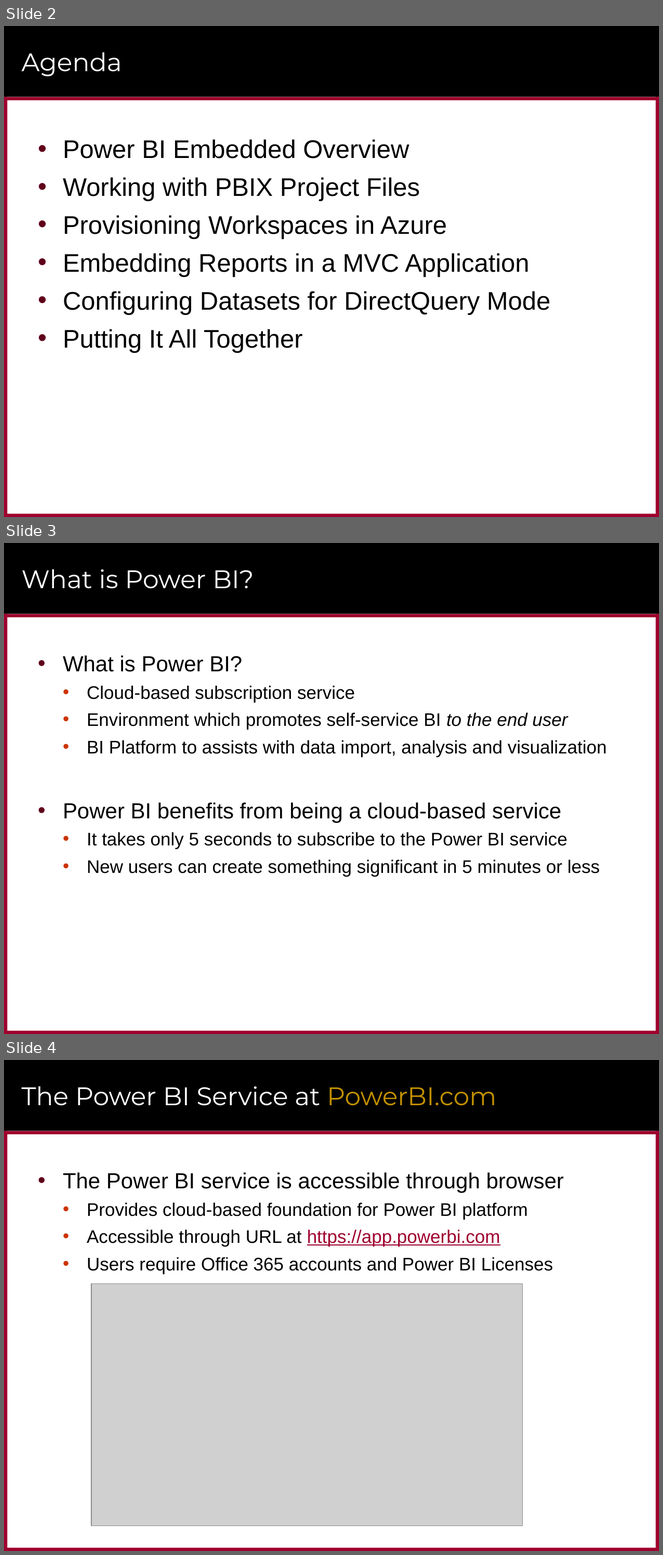
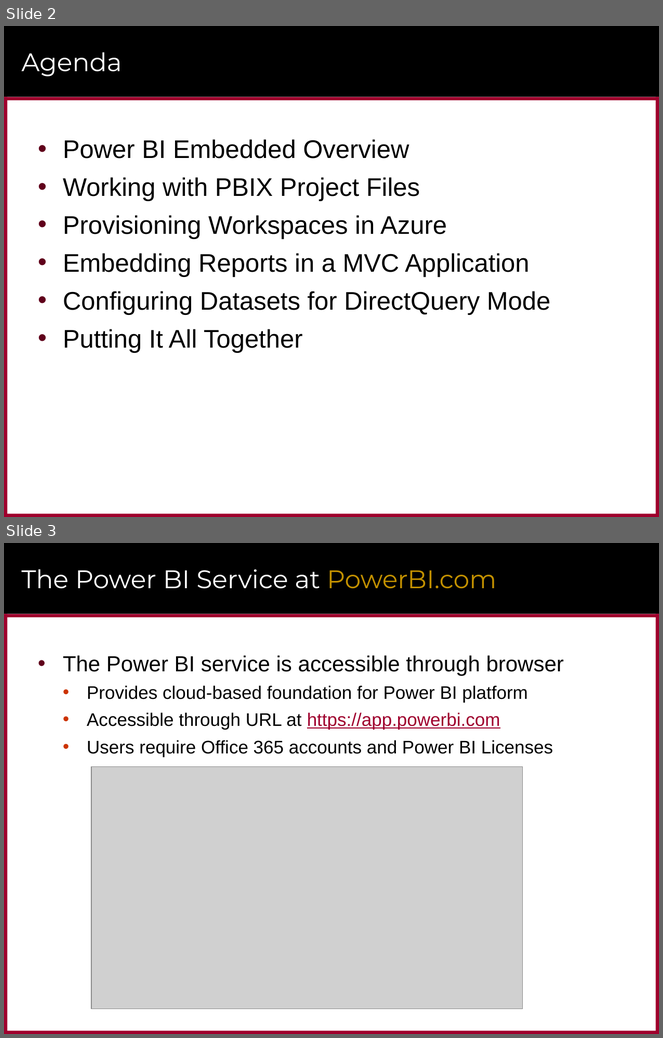
Before and after one commit to CriticalPathTraining/PBD365, a slide deck: Modules/11_PBIEmbeddedIntro/Slides.pptx. Shown one above the other, each under a label of ours: slides 2, 3 and 4 before the commit, slides 2 and 3 after it. The pictures are 663x1555 and 663x1038 pixels, drawn with LibreOffice and Linux fonts; fonts in the diff are those of the drawing; grey boxes stand for pictures; background and template pictures are left out. Boxes give left, top, right and bottom in pixels: in the first picture for what was removed or moved away, otherwise in the second. Text is boxed around its words. In the diff, an @@ line names an element or a change of style, - is before the commit and + after.

```diff
--- a/Modules/11_PBIEmbeddedIntro/Slides.pptx
+++ b/Modules/11_PBIEmbeddedIntro/Slides.pptx
@@ slide 3 removed at bbox=[4, 543, 659, 1034], background #FFFFFF; not listed: 6 template elements that a slide beside it also shows @@
@@ title removed at bbox=[22, 569, 254, 589] @@
-What is Power BI?
@@ text removed at bbox=[63, 655, 607, 877] @@
-• What is Power BI?
-  • Cloud-based subscription service
-  • Environment which promotes self-service BI to the end user
-  • BI Platform to assists with data import, analysis and visualization
-• Power BI benefits from being a cloud-based service
-  • It takes only 5 seconds to subscribe to the Power BI service
-  • New users can create something significant in 5 minutes or less
@@ what was slide 4 is now slide 3 @@
```
Also in this commit, not shown: 1 slide changed, 1 slide added, 1 other slide removed.
